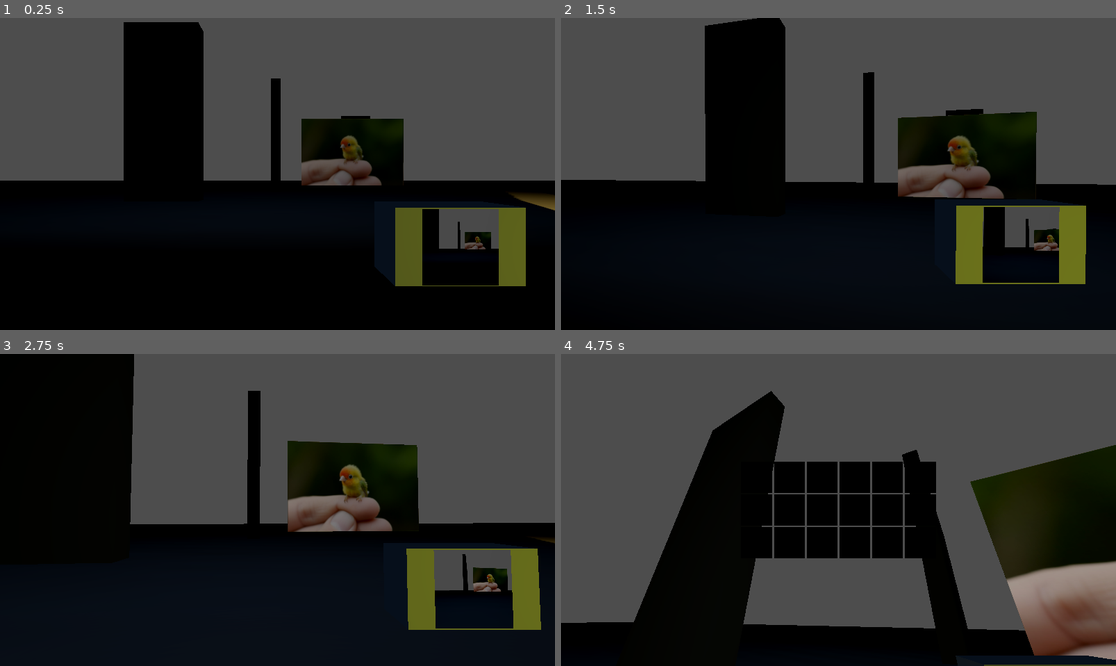
Above: before the commit, frames 1-4 (two rows, left to right).
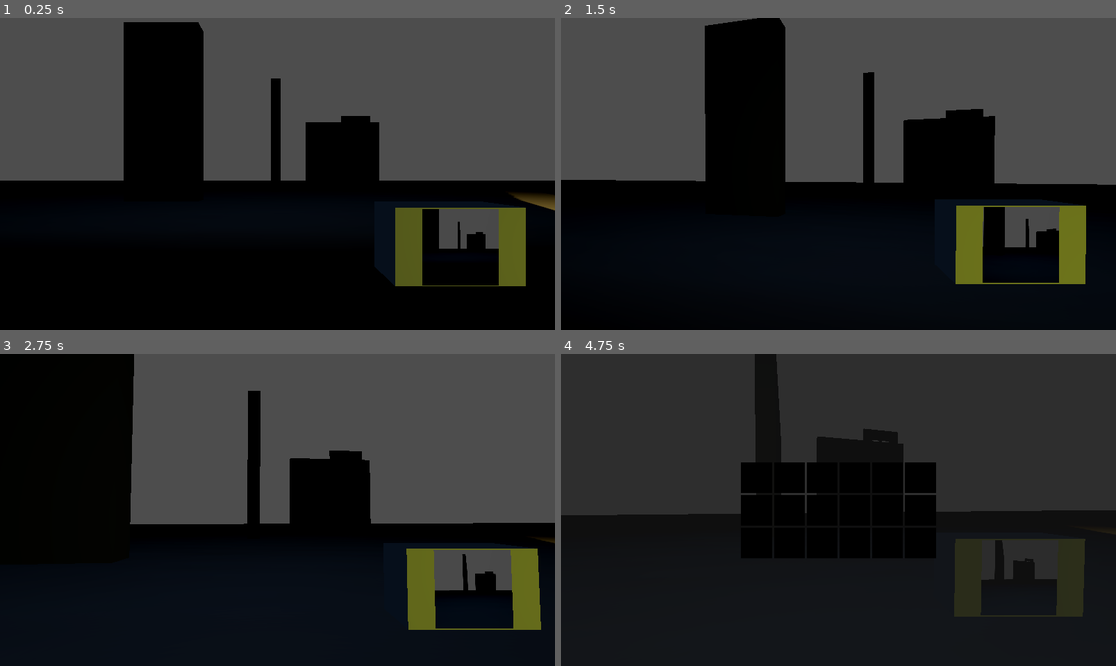
Above: after the commit, the same moments.

Repository: johnnileus/WinterJam2025
Game: Godot game, scene res://Scenes/main.tscn
Two runs of this game, one before a commit and one after it. Both use one fixed random seed, a clock stepped at 60 frames per second and the inputs below. The engine's default icon, where the game draws it, is replaced by a stand-in: a white triangle on a blue panel in a dark square.
Inputs (mouse positions are in pixels of both pictures, inside the frame that each line leads up to):
- Up to frame 1 (0.25 s): no input
- Up to frame 2 (1.5 s): move the mouse to (866, 174) at 0.52 s; hold Right mouse button (rightClick) 0.53-1.28 s; hold W (up) from 0.53 s (still down); click (866, 174) at 0.67 s; tap Space (jump) at 0.77 s; move the mouse to (810, 174) at 1.27 s; tap Shift (run) at 1.35 s
- Up to frame 3 (2.75 s): keep holding W (up); tap Space (jump) at 1.52 s; move the mouse to (288, 503) at 2.02 s; tap E (takePicture) at 2.1 s
- Up to frame 4 (4.75 s): move the mouse to (832, 516) at 2.77 s; right-click (832, 516) at 2.85 s; click (832, 516) at 2.92 s; tap Space (jump) at 3.02, 3.77 s; move the mouse to (877, 513) at 3.52 s; hold Shift (run) 3.53-4.25 s; tap F (inventory) at 4.15 s; release W (up) at 4.25 s; drag from (672, 463) to (755, 432) at 4.27 s

The runs differ from the first frame. In frame 1, 2.5% of the frame differs, in the area x 54-89%, y 32-75%; in frame 2, 4.4%; in frame 3, 5.7%; in frame 4, 74%, in the area x 0-100%, y 0-100%.

Commit message:
finished

Diff:
--- a/Inventory/inventory.tscn
+++ b/Inventory/inventory.tscn
@@ -8,15 +8,31 @@
 layout_mode = 3
 anchors_preset = 0
 script = ExtResource("1_2sn44")
-inventory_grid = NodePath("GridContainer")
+inventory_grid = NodePath("Panel/GridContainer")
 inventory_slot_scene = ExtResource("2_io1qw")
 tooltip = NodePath("Tooltip")
 
-[node name="GridContainer" type="GridContainer" parent="."]
+[node name="Panel" type="Panel" parent="."]
 layout_mode = 1
-anchors_preset = 15
-anchor_right = 1.0
-anchor_bottom = 1.0
+anchors_preset = 8
+anchor_left = 0.5
+anchor_top = 0.5
+anchor_right = 0.5
+anchor_bottom = 0.5
+offset_left = -1100.0
+offset_top = -609.5
+offset_right = 1100.0
+offset_bottom = 609.5
+grow_horizontal = 2
+grow_vertical = 2
+
+[node name="GridContainer" type="GridContainer" parent="Panel"]
+layout_mode = 1
+anchors_preset = 8
+anchor_left = 0.5
+anchor_top = 0.5
+anchor_right = 0.5
+anchor_bottom = 0.5
 offset_left = -32.0
 offset_top = -32.0
 offset_right = 32.0
@@ -26,9 +42,10 @@
 columns = 6
 
 [node name="Tooltip" parent="." instance=ExtResource("3_1pnk7")]
+z_index = 100
 layout_mode = 0
-offset_left = -40.956
-offset_top = -112.888
-offset_right = -40.956
-offset_bottom = -48.8877
+offset_left = 262.884
+offset_top = -131.342
+offset_right = 262.884
+offset_bottom = -67.3421
 mouse_filter = 2
--- a/Scenes/main.tscn
+++ b/Scenes/main.tscn
@@ -11,7 +11,6 @@
 [ext_resource type="AudioStream" uid="uid://d3vsl5me4n2f" path="res://Assets/Sounds/weather/rain-sound-188158.mp3" id="7_dftqf"]
 [ext_resource type="AudioStream" uid="uid://dddcparp5kb35" path="res://Assets/Sounds/weather/most-stormy-howling-wind-110211.mp3" id="8_53d1l"]
 [ext_resource type="Script" path="res://Scenes/textHandler.gd" id="9_f5h35"]
-[ext_resource type="PackedScene" uid="uid://cgjfrarstvg0t" path="res://Items/testParrot3D.tscn" id="11_86rf5"]
 
 [sub_resource type="Environment" id="Environment_n3s7m"]
 background_mode = 2
@@ -385,9 +384,6 @@
 cast_shadow = 3
 mesh = SubResource("TorusMesh_elsnc")
 
-[node name="TestParrot3d" parent="." instance=ExtResource("11_86rf5")]
-transform = Transform3D(1, 0, 0, 0, 1, 0, 0, 0, 1, 14.2289, 3.75382, 2.84455)
-
 [connection signal="area_entered" from="Player/Area3D" to="Player" method="_on_area_3d_area_entered"]
 [connection signal="body_entered" from="Player/Area3D" to="Player" method="_on_area_3d_body_entered"]
 [connection signal="timeout" from="MAP/weather/flashDuration" to="MAP/weather" method="_on_timer_timeout"]
Not shown: 1 places in Scenes/main.tscn that only renumber resources
